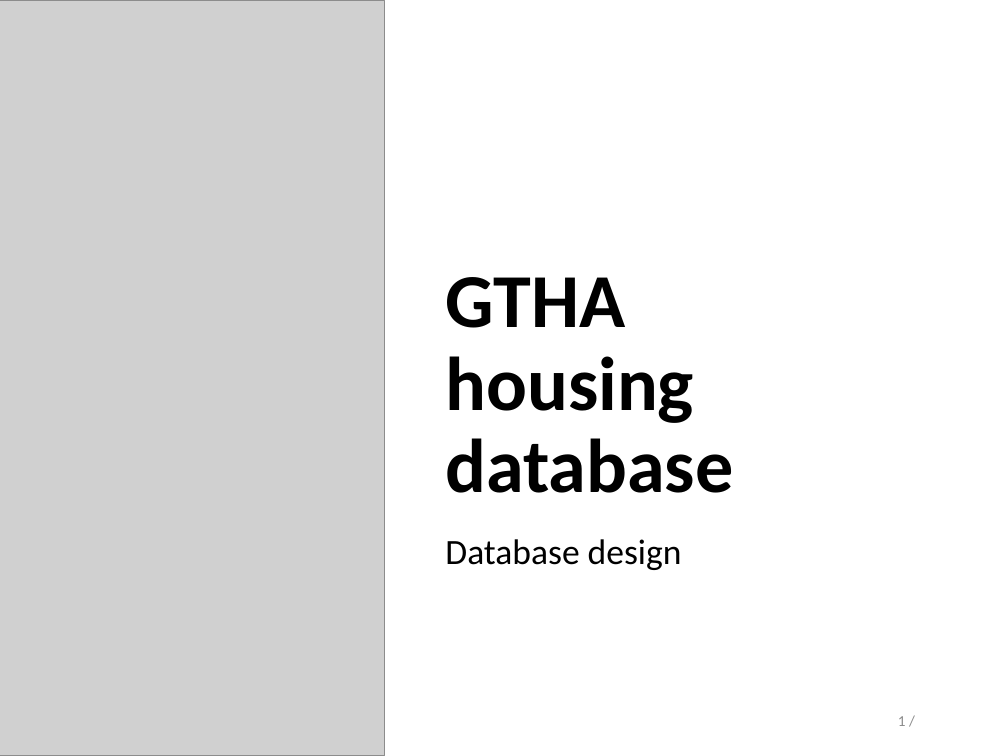
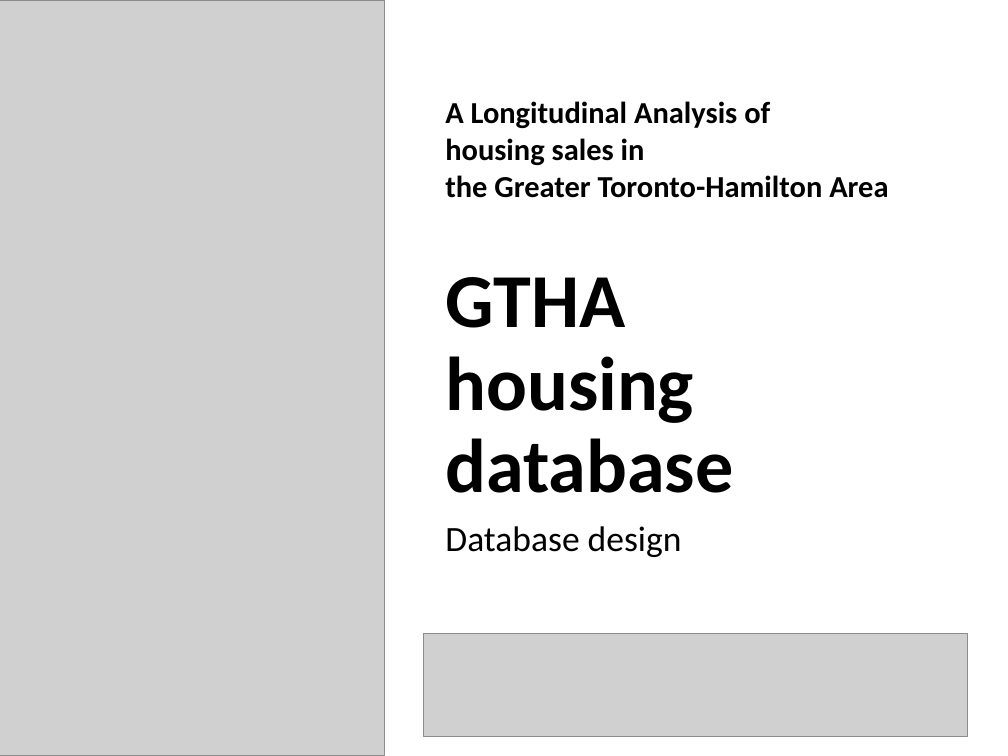
Before and after one commit to stepan-o/thesis, a slide deck: slide 1 of presentations/rdbms_design.pptx. Drawn at 1008x756 pixels with LibreOffice and Linux fonts; fonts in the diff are those of the drawing; grey boxes stand for pictures. Boxes give left, top, right and bottom in pixels: in the first picture for what was removed or moved away, otherwise in the second. Text is boxed around its words. In the diff, an @@ line names an element or a change of style, - is before the commit and + after.

```diff
--- a/presentations/rdbms_design.pptx
+++ b/presentations/rdbms_design.pptx
@@ text added at bbox=[445, 101, 888, 198], 24 pt, text #000000, bold @@
+A Longitudinal Analysis of
+housing sales in
+the Greater Toronto-Hamilton Area
@@ subtitle "Database design": place and size @@
-subtitle "Database design" at bbox=[445, 539, 682, 570]
+subtitle "Database design" at bbox=[445, 526, 682, 557]
@@ picture added at bbox=[424, 634, 968, 737] @@
@@ page number removed at bbox=[840, 701, 938, 741] @@
-1 /
```
Also in this commit, not shown: 3 other slides changed, 3 slides added.
